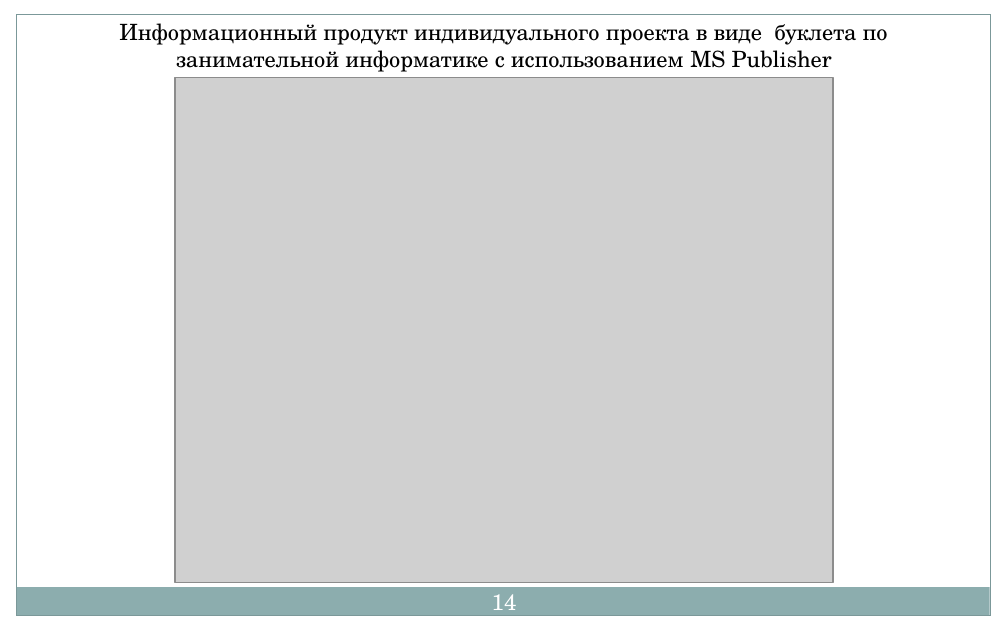
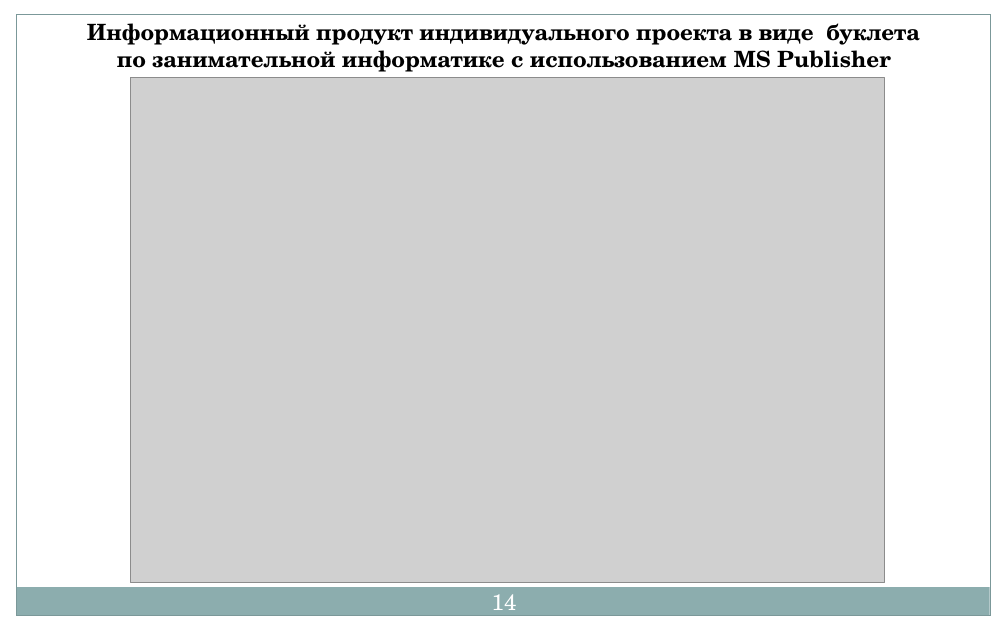
Before and after one commit to natashandrigoz/RMO_Informatika, a slide deck: slide 14 of доклад.pptx. Drawn at 1008x630 pixels with LibreOffice and Linux fonts; fonts in the diff are those of the drawing; grey boxes stand for pictures. Boxes give left, top, right and bottom in pixels: in the first picture for what was removed or moved away, otherwise in the second. Text is boxed around its words. In the diff, an @@ line names an element or a change of style, - is before the commit and + after.

```diff
--- a/доклад.pptx
+++ b/доклад.pptx
@@ text "Информационный продукт индивидуального проекта в ..." at (87, 23, 920, 72): bold on @@
@@ picture: place and size @@
-picture at (175, 78, 834, 583)
+picture at (131, 78, 885, 583)
```
Also in this commit, not shown: 4 other slides changed, 3 slides added, 2 slides removed, 1 other file.
